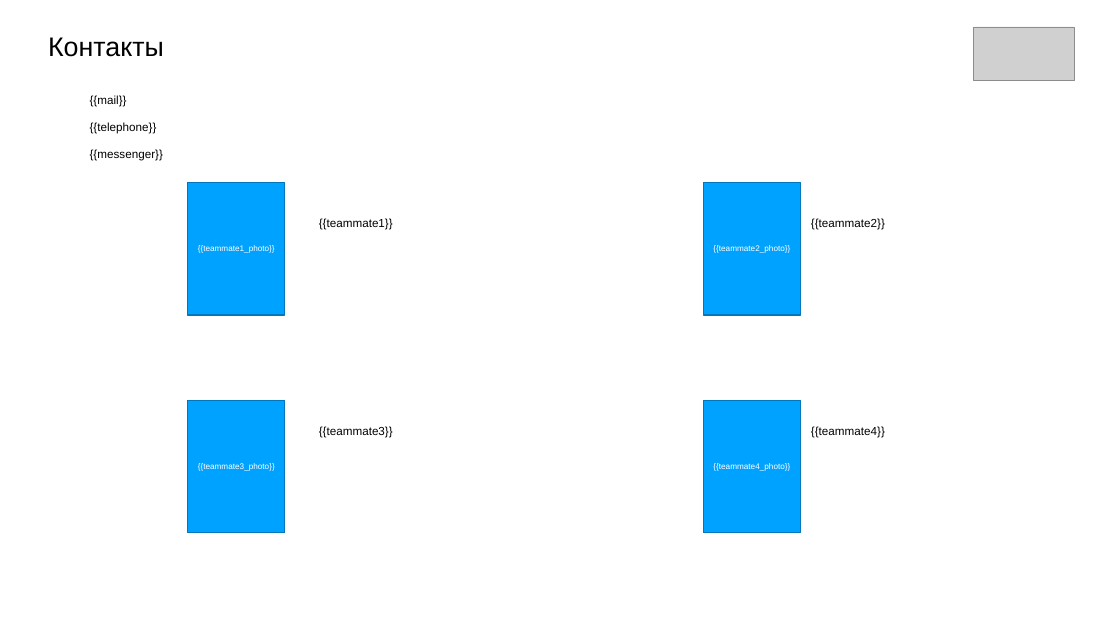
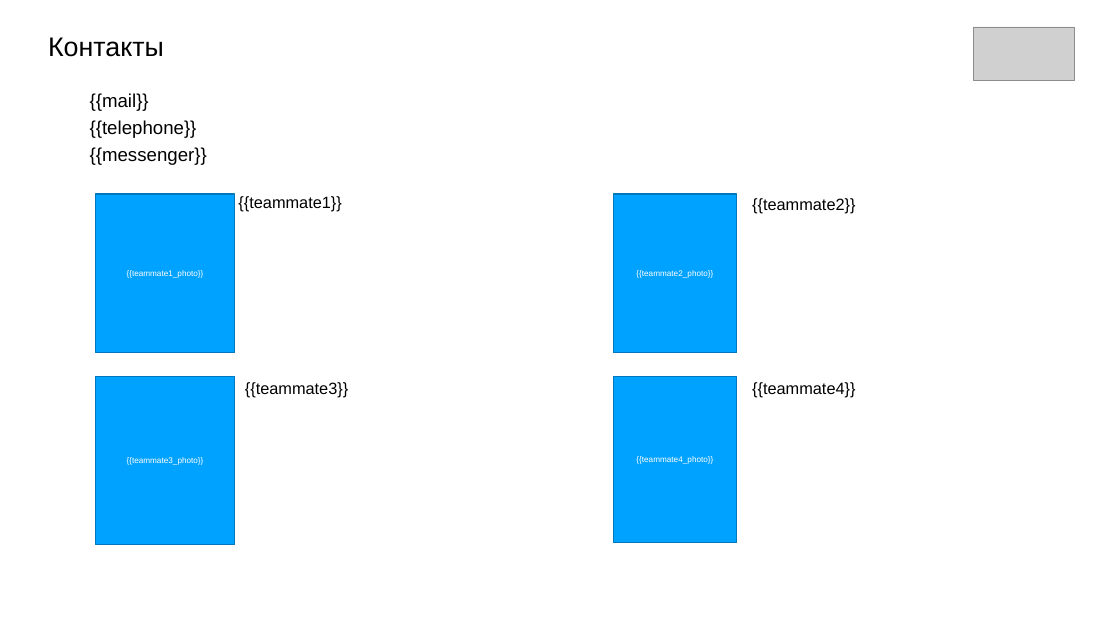
Before and after one commit to valerrkaaa/Hack_GoCodeHackMSK_2022, a slide deck: slide 6 of PowerPoint/pptx_template.pptx. Drawn at 1120x630 pixels with LibreOffice and Linux fonts; fonts in the diff are those of the drawing; grey boxes stand for pictures; background and template pictures are left out. Boxes give left, top, right and bottom in pixels: in the first picture for what was removed or moved away, otherwise in the second. Text is boxed around its words. In the diff, an @@ line names an element or a change of style, - is before the commit and + after.

```diff
--- a/PowerPoint/pptx_template.pptx
+++ b/PowerPoint/pptx_template.pptx
@@ size 20 to 32 pt in 3 elements at (90, 93, 149, 111), (90, 120, 197, 138), (90, 147, 207, 165) @@
@@ rectangle "{{teammate1_photo}}": place and size @@
-rectangle "{{teammate1_photo}}" at (188, 182, 285, 315)
+rectangle "{{teammate1_photo}}" at (96, 194, 234, 353)
@@ size 20 to 28 pt in 4 elements at (752, 198, 855, 214), (752, 382, 855, 398), (245, 382, 348, 398), (238, 196, 341, 211) @@
@@ text "{{teammate1}}": place and size @@
-text "{{teammate1}}" at (319, 218, 393, 230)
+text "{{teammate1}}" at (238, 196, 341, 211)
@@ rectangle "{{teammate2_photo}}": place and size @@
-rectangle "{{teammate2_photo}}" at (703, 182, 800, 315)
+rectangle "{{teammate2_photo}}" at (613, 194, 737, 353)
@@ text "{{teammate2}}": place and size @@
-text "{{teammate2}}" at (811, 218, 885, 230)
+text "{{teammate2}}" at (752, 198, 855, 214)
@@ rectangle "{{teammate3_photo}}": place and size @@
-rectangle "{{teammate3_photo}}" at (188, 400, 285, 533)
+rectangle "{{teammate3_photo}}" at (96, 376, 234, 545)
@@ text "{{teammate3}}": place and size @@
-text "{{teammate3}}" at (319, 426, 393, 438)
+text "{{teammate3}}" at (245, 382, 348, 398)
@@ rectangle "{{teammate4_photo}}": place and size @@
-rectangle "{{teammate4_photo}}" at (703, 400, 800, 533)
+rectangle "{{teammate4_photo}}" at (613, 376, 737, 543)
@@ text "{{teammate4}}": place and size @@
-text "{{teammate4}}" at (811, 426, 885, 438)
+text "{{teammate4}}" at (752, 382, 855, 398)
```
Also in this commit, not shown: 5 other slides changed, 6 other files.
